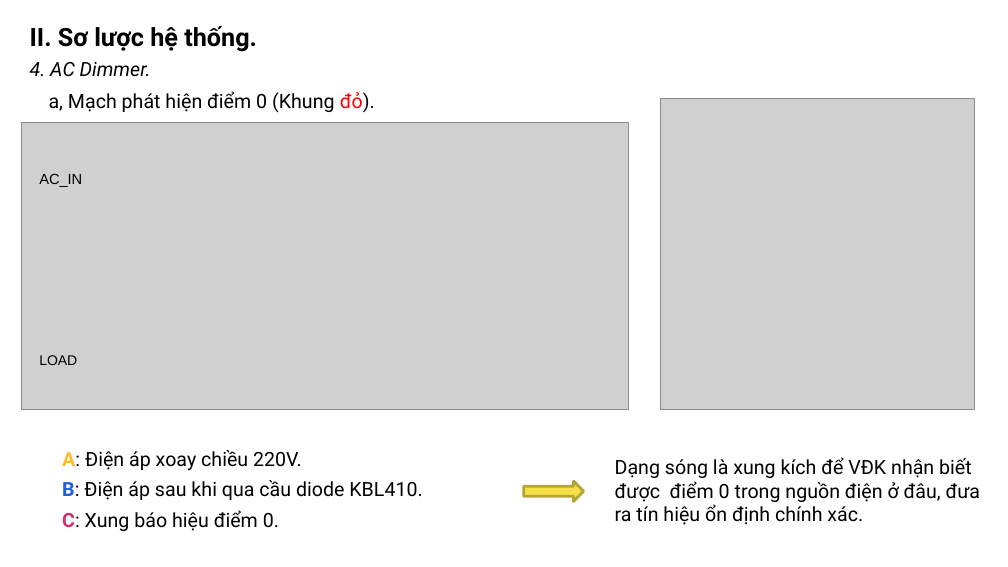
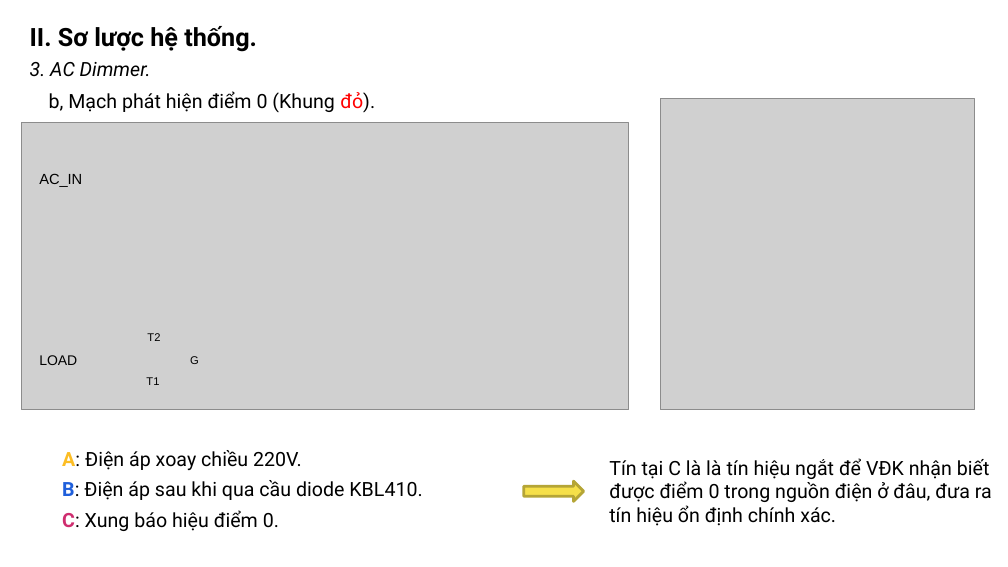
Before and after one commit to khanhnm08/HK_Egg_Incubator, a slide deck: slide 7 of Slide bao cao.pptx (slide 6 before the commit). Drawn at 1008x567 pixels with LibreOffice and Linux fonts; fonts in the diff are those of the drawing; grey boxes stand for pictures. Boxes give left, top, right and bottom in pixels: in the first picture for what was removed or moved away, otherwise in the second. Text is boxed around its words. In the diff, an @@ line names an element or a change of style, - is before the commit and + after.

```diff
--- a/Slide bao cao.pptx
+++ b/Slide bao cao.pptx
@@ text at (30, 62, 151, 77): text changed @@
-4. AC Dimmer.
+3. AC Dimmer.
@@ text at (49, 91, 375, 112): text changed @@
-a, Mạch phát hiện điểm 0 (Khung đỏ).
+b, Mạch phát hiện điểm 0 (Khung đỏ).
@@ text added at (147, 333, 160, 341), 8 pt, text #000000 @@
+T2
@@ text added at (190, 356, 199, 364), 8 pt, text #000000 @@
+G
@@ text added at (146, 377, 159, 385), 8 pt, text #000000 @@
+T1
@@ text at (609, 458, 992, 526): text changed @@
-Dạng sóng là xung kích để VĐK nhận biết
-được điểm 0 trong nguồn điện ở đâu, đưa
-ra tín hiệu ổn định chính xác.
+Tín tại C là là tín hiệu ngắt để VĐK nhận biết được điểm 0 trong nguồn điện ở đâu, đưa ra tín hiệu ổn định chính xác.
```
Also in this commit, not shown: 15 other slides changed, 1 slide added, 2 slides removed, 5 other files.
